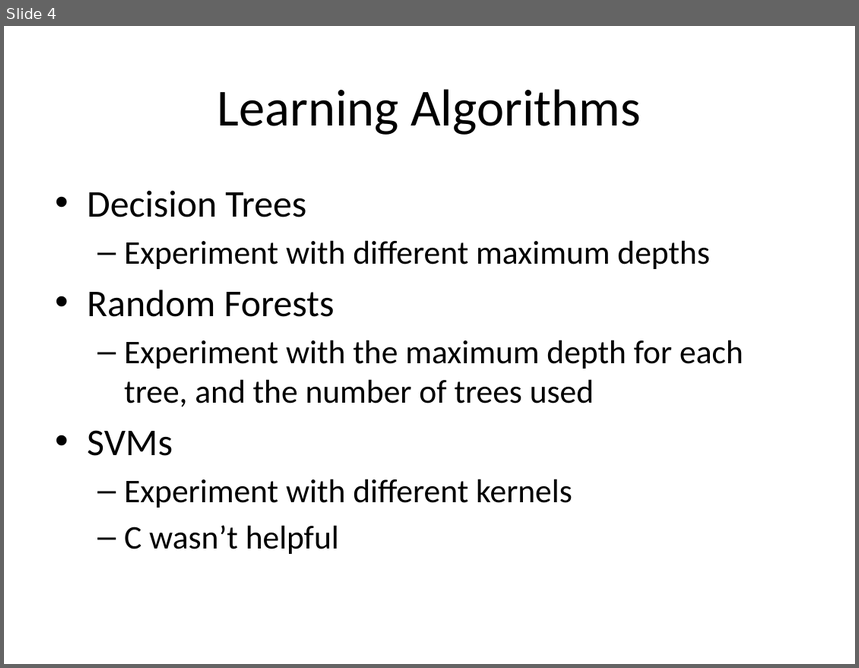
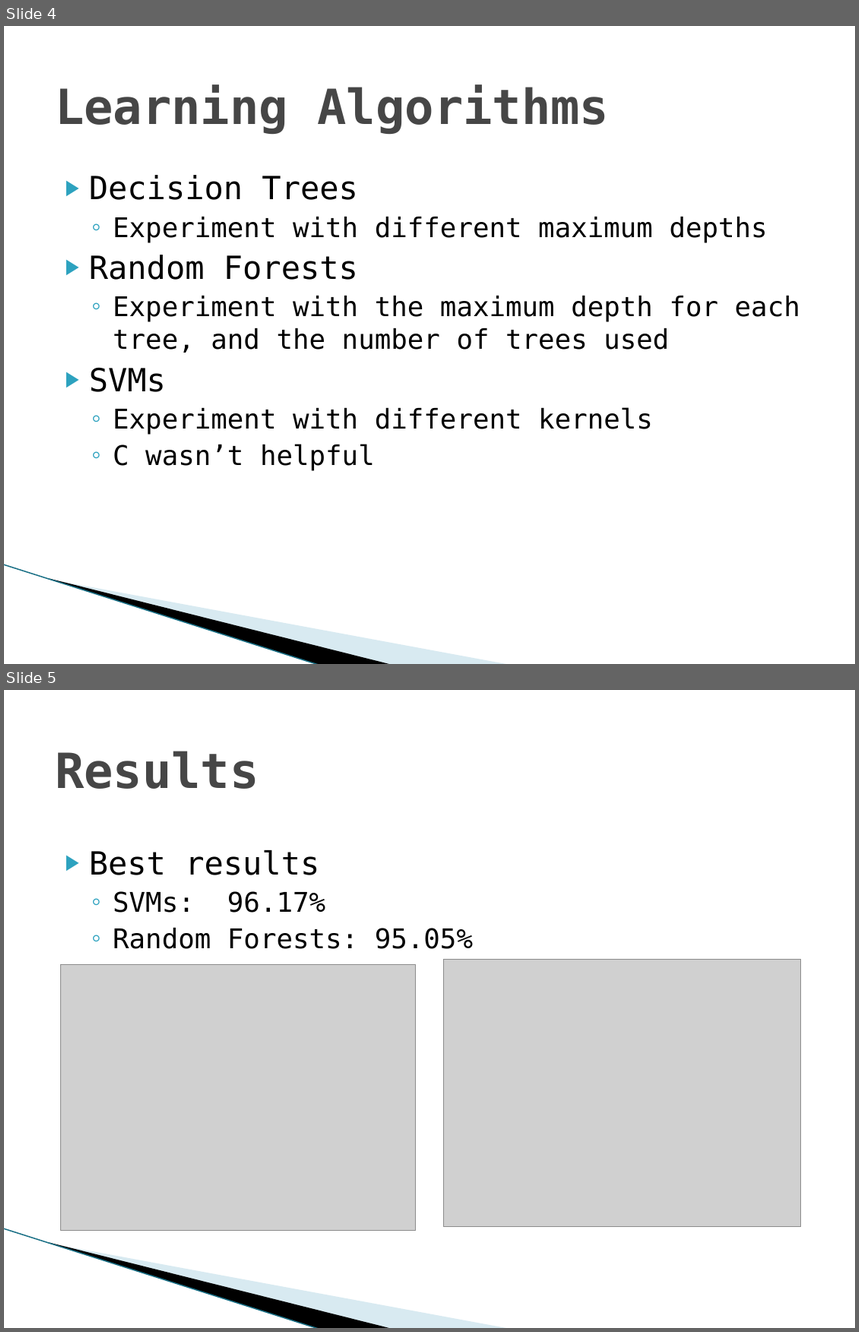
Before and after one commit to cheelan/Handwriting, a slide deck: Handwritten Digit Recognition.pptx. Shown one above the other, each under a label of ours: slide 4 before the commit, slides 4 and 5 after it. The pictures are 859x668 and 859x1332 pixels, drawn with LibreOffice and Linux fonts; fonts in the diff are those of the drawing; grey boxes stand for pictures; background and template pictures are left out. Boxes give left, top, right and bottom in pixels: in the first picture for what was removed or moved away, otherwise in the second. Text is boxed around its words. In the diff, an @@ line names an element or a change of style, - is before the commit and + after.

```diff
--- a/Handwritten Digit Recognition.pptx
+++ b/Handwritten Digit Recognition.pptx
@@ slide 5 added at bbox=[4, 690, 855, 1328], background #FFFFFF; not listed: 3 template elements that a slide beside it also shows @@
@@ title added at bbox=[55, 751, 259, 789], 41 pt, text #464646, bold @@
+Results
@@ text added at bbox=[89, 850, 473, 949], 23 pt, text #000000 @@
+▶ Best results
+  ◦ SVMs: 96.17%
+  ◦ Random Forests: 95.05%
@@ picture added at bbox=[444, 959, 801, 1227] @@
@@ picture added at bbox=[61, 965, 416, 1230] @@
@@ slide 4 changed as well @@
@@ title "Learning Algorithms" at bbox=[55, 85, 609, 134]: size 44 to 41 pt, font Calibri to DejaVu Sans Mono, text colour #000000 to #464646, bold on; alignment centre to left @@
@@ text "Decision Trees": place and size @@
-text "Decision Trees" at bbox=[87, 190, 743, 554]
+text "Decision Trees" at bbox=[89, 175, 800, 471]
@@ text "Decision Trees" at bbox=[89, 175, 800, 471]: size 32 to 27 pt in "Decision Trees", "Random Forests", "SVMs"; font Calibri to DejaVu Sans Mono; size 28 to 23 pt in "Experiment with different maximum depths", "Experiment with the maximum depth for each ...", "Experiment with different kernels", "C wasn’t helpful"; bullet • to ▶; less space between paragraphs; bullet – to ◦ @@
@@ line added from (4, 565) to (320, 664), #97C5D8 0.95 pt @@
@@ freeform shape added at bbox=[49, 579, 393, 664], fill #000000 @@
@@ freeform shape added at bbox=[51, 579, 510, 664], fill #A0CBDC at 40% opacity @@
```
Also in this commit, not shown: 4 other slides changed, 3 other slides added, 1 slide removed, 4 other files.
